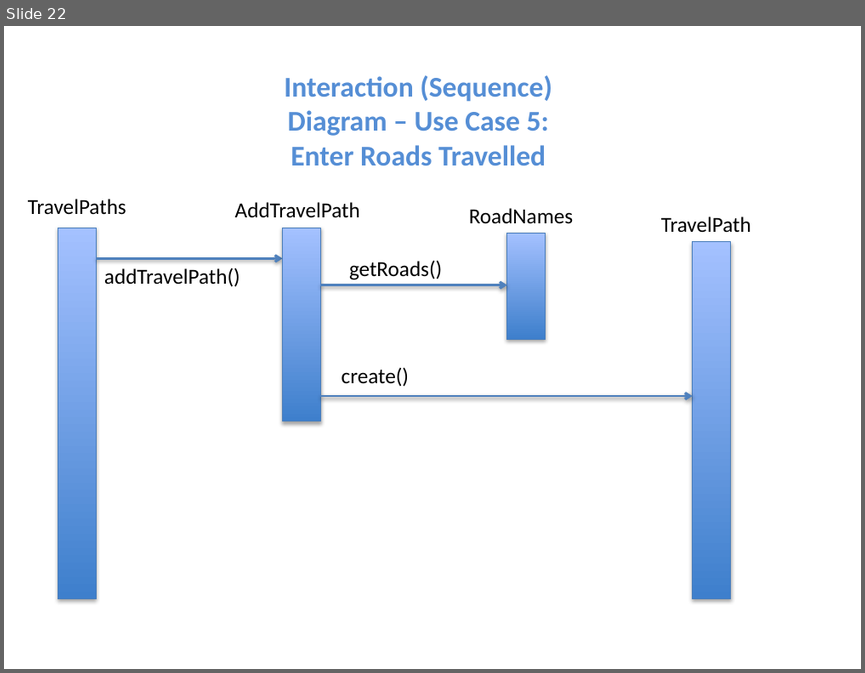
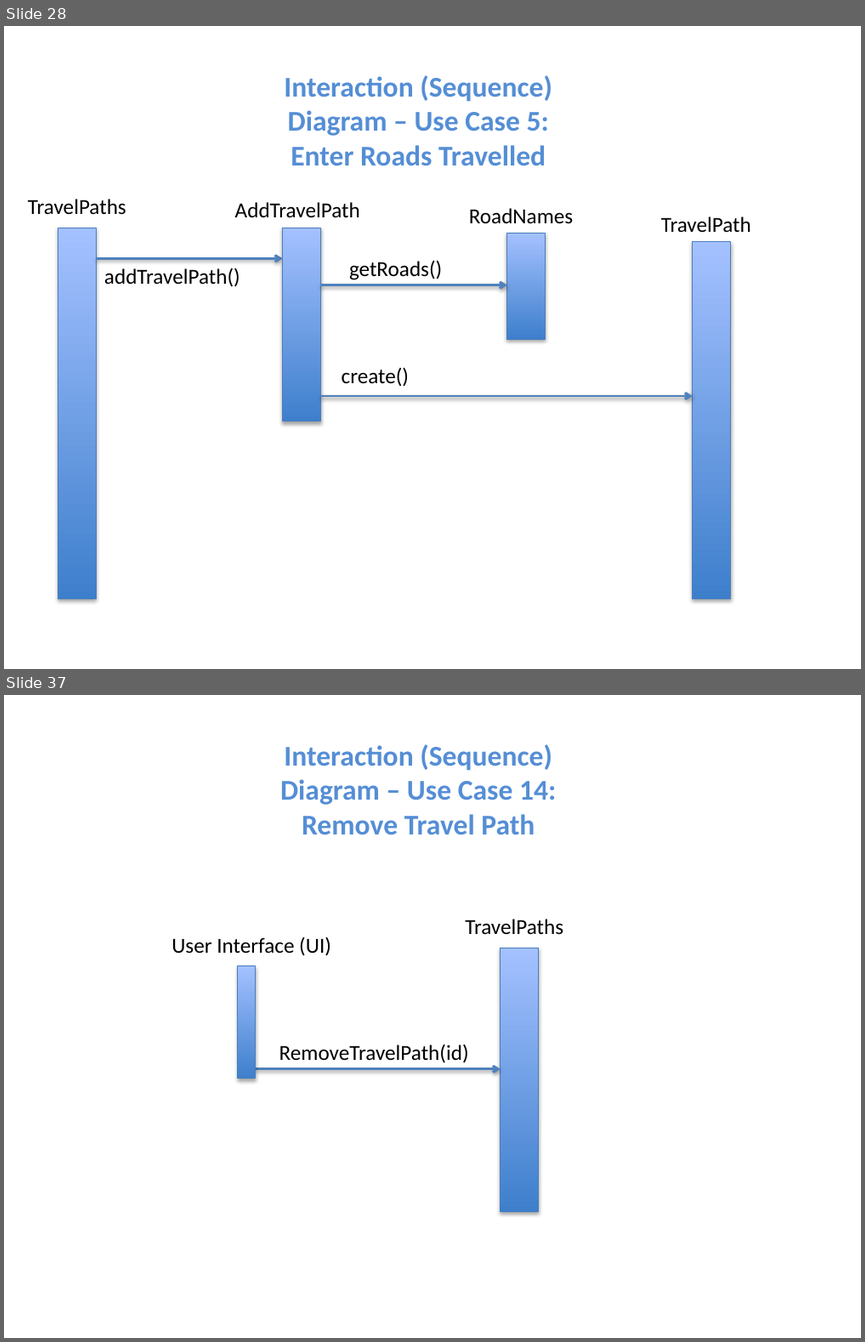
Before and after one commit to niemilkm/csc440-KevinNiemiller, a slide deck: deliverables/iteration3/other/DomainModel_SSD_ClassDiagrams.pptx. Shown one above the other, each under a label of ours: slide 22 before the commit, slides 28 and 37 after it; the slides between them are not shown. The pictures are 865x673 and 865x1342 pixels, drawn with LibreOffice and Linux fonts; fonts in the diff are those of the drawing. Boxes give left, top, right and bottom in pixels: in the first picture for what was removed or moved away, otherwise in the second. Text is boxed around its words. In the diff, an @@ line names an element or a change of style, - is before the commit and + after.

```diff
--- a/deliverables/iteration3/other/DomainModel_SSD_ClassDiagrams.pptx
+++ b/deliverables/iteration3/other/DomainModel_SSD_ClassDiagrams.pptx
@@ slide 37 added at box(4, 695, 861, 1338), background #FFFFFF @@
@@ text added at box(280, 744, 556, 834), 24 pt, text #558ED5, bold @@
+Interaction (Sequence) Diagram – Use Case 14: Remove Travel Path
@@ text added at box(465, 919, 563, 934), 18 pt, text #000000 @@
+TravelPaths
@@ text added at box(171, 936, 331, 956), 18 pt, text #000000 @@
+User Interface (UI)
@@ rectangle added at box(500, 947, 539, 1212), fill gradient #3F80CE to #A4C4FF, outline #4B7EBC 0.75 pt @@
@@ rectangle added at box(238, 966, 256, 1078), fill gradient #3F80CE to #A4C4FF, outline #4B7EBC 0.75 pt @@
@@ text added at box(279, 1043, 469, 1063), 18 pt, text #000000 @@
+RemoveTravelPath(id)
@@ arrow added from (255, 1068) to (500, 1068), #4F81BD 2 pt @@
@@ what was slide 22 is now slide 28 @@
```
Also in this commit, not shown: 11 slides changed, 10 other slides added, 11 other files.
